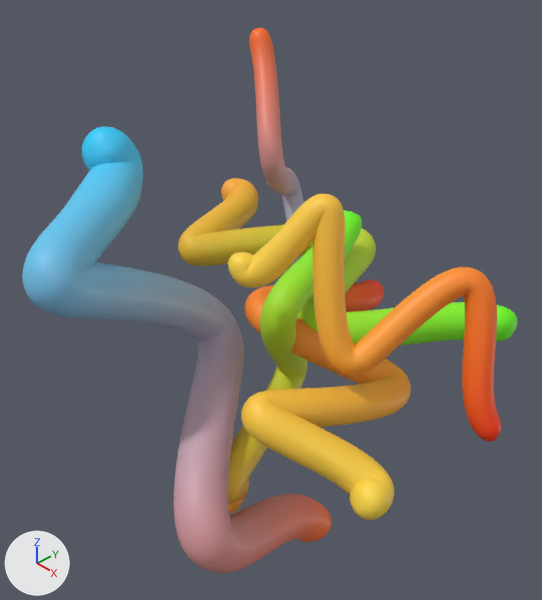
The Blender file Blender/gummy_worms.blend, before and after one commit.
Camera for both pictures: a 50 mm camera at (5.02, -4.68, 3.5) aimed at (0.76, -0.72, -0.05). Lighting does not change. The marker at lower left points along +X, +Y and +Z.

Before the edit, the objects in view are built like this:
```python
me_beziercurve = bpy.data.meshes.new('BezierCurve')
me_beziercurve.from_pydata(...)  # 468 vertices, 458 faces; spans x -1.69..2.94, y -0.99..1.26, z -0.43..0.47
me_beziercurve.polygons.foreach_set('use_smooth', [True] * 458)
me_beziercurve.materials.append(mat_worm_color_1)
me_beziercurve_002 = bpy.data.meshes.new('BezierCurve.002')
me_beziercurve_002.from_pydata(...)  # 468 vertices, 458 faces; spans x -1.69..2.94, y -0.99..1.26, z -0.43..0.47
me_beziercurve_002.polygons.foreach_set('use_smooth', [True] * 458)
me_beziercurve_002.materials.append(mat_worm_color_2)
me_beziercurve_003 = bpy.data.meshes.new('BezierCurve.003')
me_beziercurve_003.from_pydata(...)  # 468 vertices, 458 faces; spans x -1.69..2.94, y -0.99..1.26, z -0.43..0.47
me_beziercurve_003.polygons.foreach_set('use_smooth', [True] * 458)
me_beziercurve_003.materials.append(mat_worm_color_3)
ob_worm = bpy.data.objects.new('Worm', me_beziercurve)
ob_worm.location = (0.08, 0.0, -0.09)
ob_worm.scale = (0.781, 0.781, 0.781)
_m = ob_worm.modifiers.new('Subdivision', 'SUBSURF')
_m.levels = 2
ob_worm_003 = bpy.data.objects.new('Worm.003', me_beziercurve_003)
ob_worm_003.location = (1.8, -1.17, -0.22)
ob_worm_003.rotation_euler = (9.743, 0.0884, 2.406)  # degrees (198, 5.1, 138)
ob_worm_003.scale = (0.679, 0.679, 0.679)
_m = ob_worm_003.modifiers.new('Subdivision', 'SUBSURF')
_m.levels = 2
ob_worm_004 = bpy.data.objects.new('Worm.004', me_beziercurve_002)
ob_worm_004.location = (-0.2, 0.55, -0.22)
ob_worm_004.rotation_euler = (2.993, -1.315, 4.051)  # degrees (171, -75, 232)
ob_worm_004.scale = (0.732, 0.5, 0.518)
_m = ob_worm_004.modifiers.new('Subdivision', 'SUBSURF')
_m.levels = 2
# also in view: 'Worm.005' at (0.68, -1.62, -0.63); 'Worm.001' at (2.08, -0.85, 0.43); 'Worm.002' at (1.05, -0.75, -0.78)
```
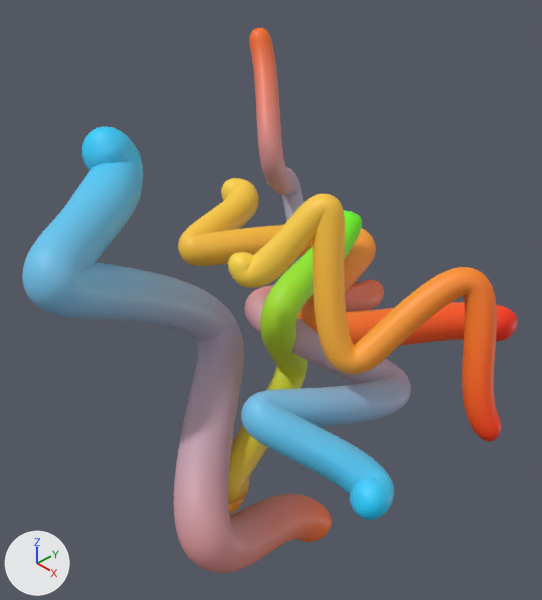
Where the change shows, as pixel boxes [x1, y1, x2, y2] in the pictures (542 x 600 px):
'Worm.003', recoloured (orange to blue): [241, 280, 411, 520] in both
'Worm', recoloured: [178, 178, 518, 346] in both

What changed in the scene script:
```text
Change me_beziercurve:
    where me_beziercurve.from_pydata(...)  # 468 vertices, 458 faces; spans x -1.69..2.94, y -0.99..1.26, z -0.43..0.47
    remove me_beziercurve.materials.append(mat_worm_color_1)
    add me_beziercurve.materials.append(mat_worm_color_3)
Change me_beziercurve_003:
    where me_beziercurve_003.from_pydata(...)  # 468 vertices, 458 faces; spans x -1.69..2.94, y -0.99..1.26, z -0.43..0.47
    remove me_beziercurve_003.materials.append(mat_worm_color_3)
    add me_beziercurve_003.materials.append(mat_worm_color_2)
```
